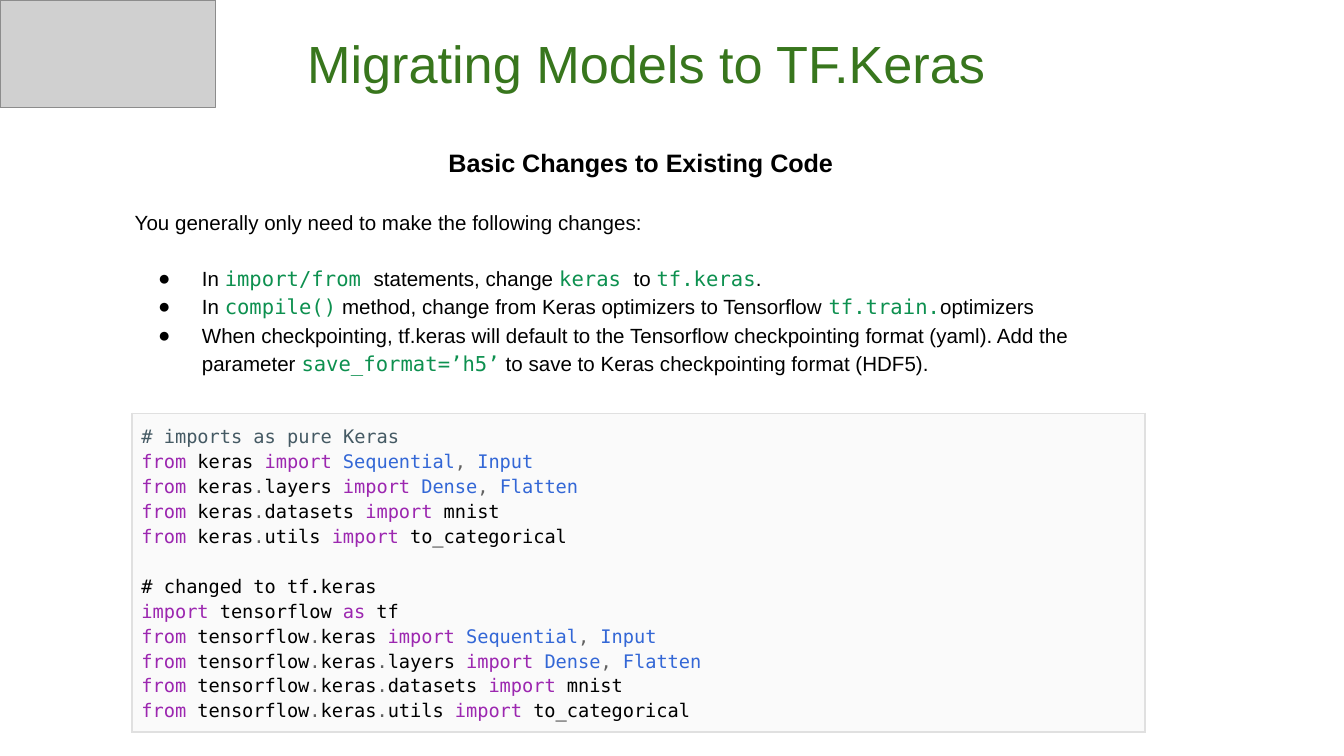
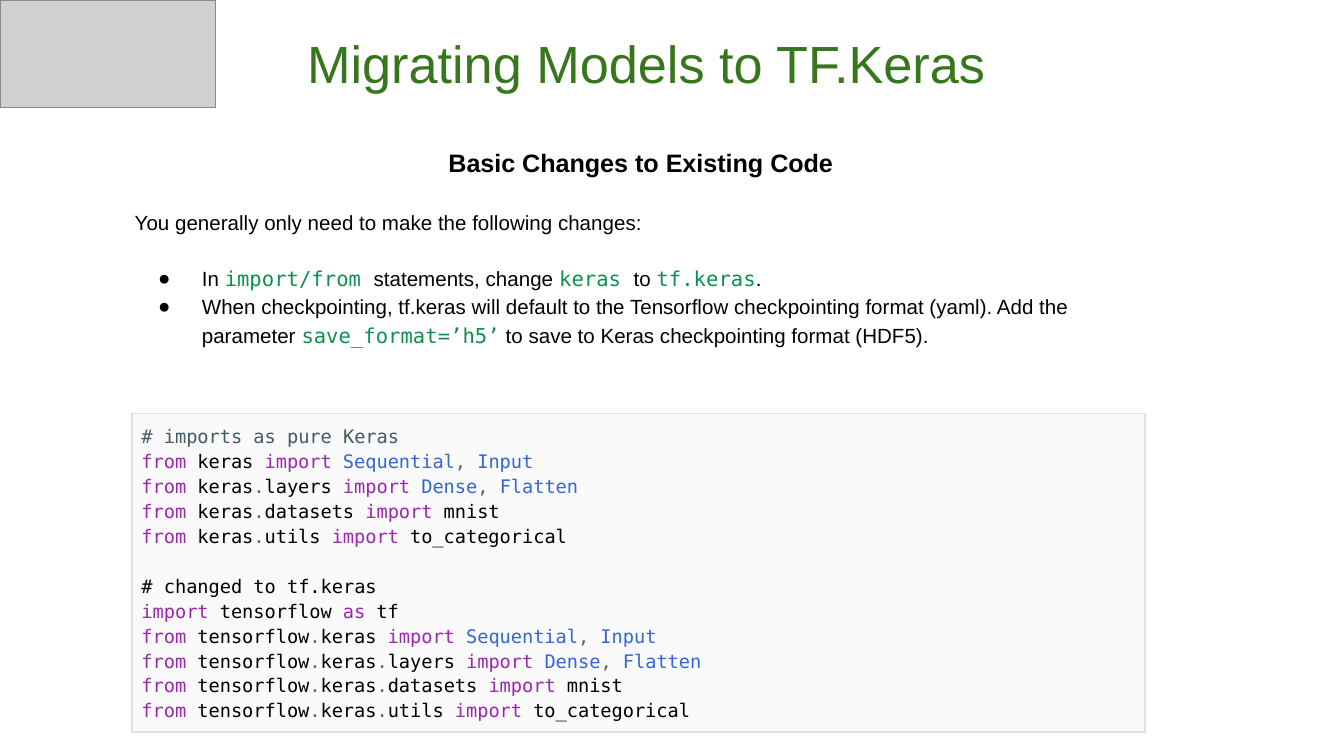
Before and after one commit to GoogleCloudPlatform/keras-idiomatic-programmer, a slide deck: slide 5 of workshops/Production/The Idiomatic Programmer - Production - Workshop.pptx. Drawn at 1344x756 pixels with LibreOffice and Linux fonts; fonts in the diff are those of the drawing; grey boxes stand for pictures. Boxes give left, top, right and bottom in pixels: in the first picture for what was removed or moved away, otherwise in the second. Text is boxed around its words. In the diff, an @@ line names an element or a change of style, - is before the commit and + after.

```diff
--- a/workshops/Production/The Idiomatic Programmer - Production - Workshop.pptx
+++ b/workshops/Production/The Idiomatic Programmer - Production - Workshop.pptx
@@ text at <box>202,298,1034,319</box>: paragraph removed @@
-● In compile() method, change from Keras optimizers to Tensorflow tf.train.optimizers
```
Also in this commit, not shown: 10 other slides changed, 10 slides added, 1 slide removed.
